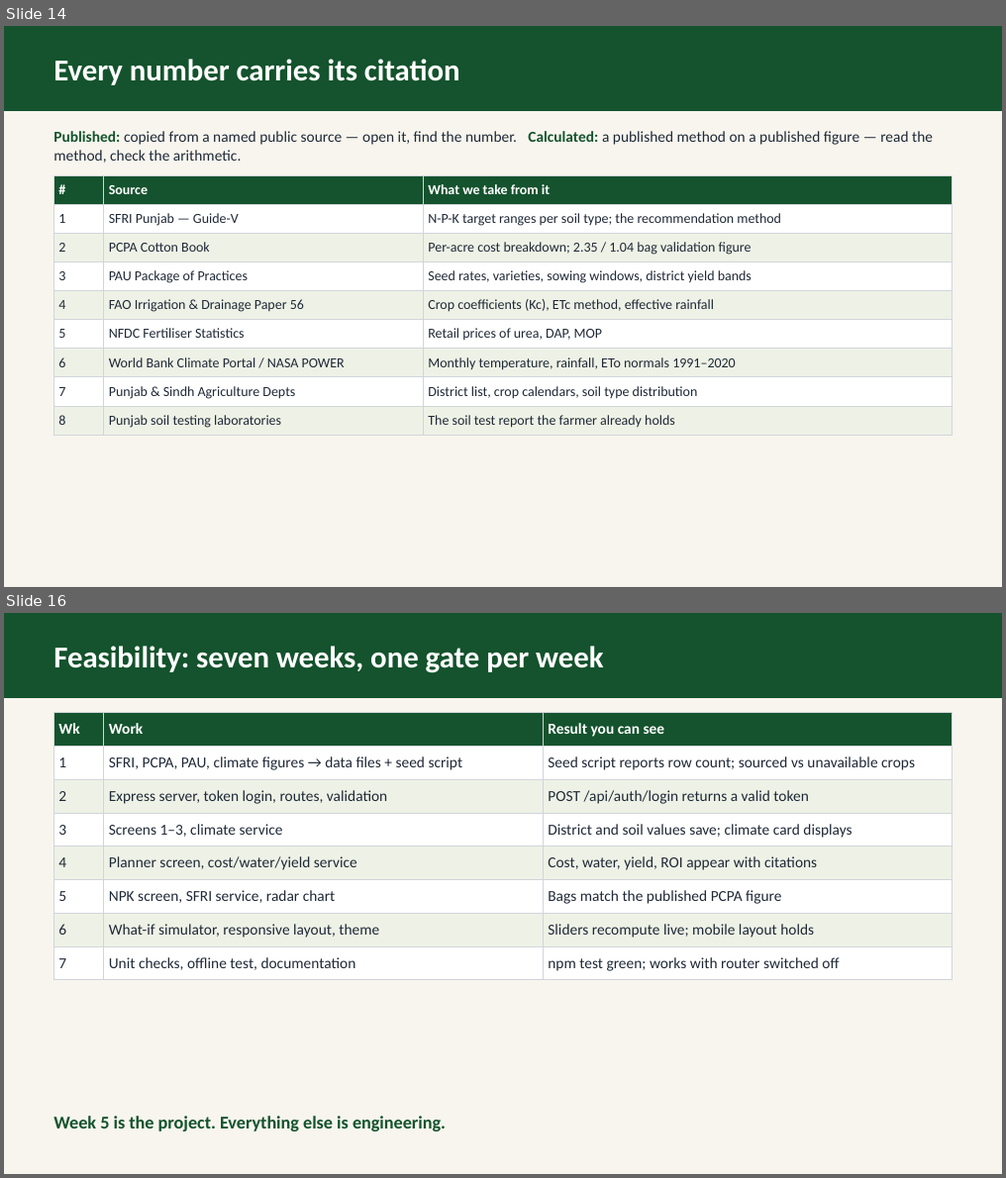
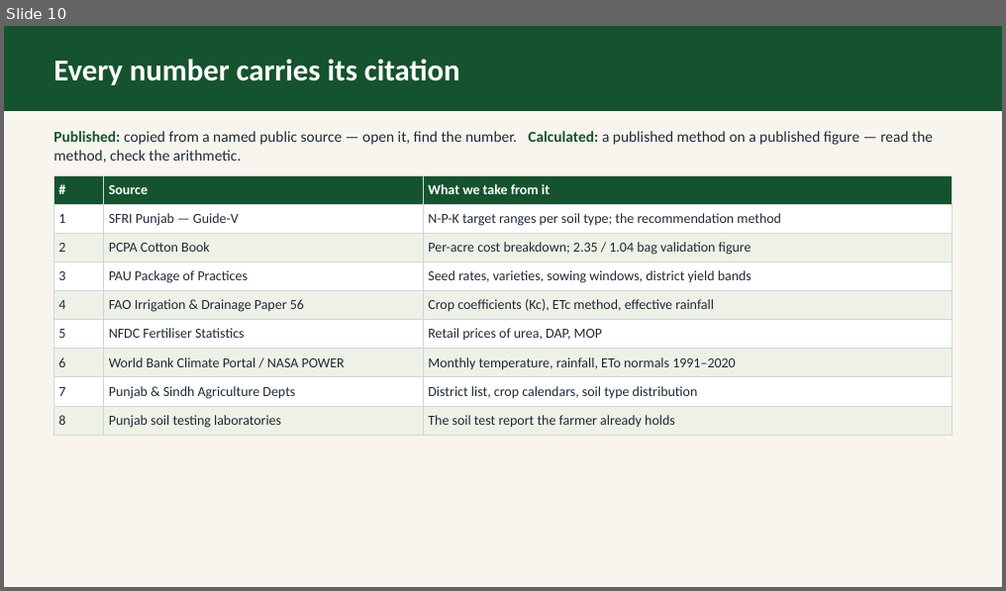
Before and after one commit to abdullahmunir139/my-fyp, a slide deck: deliverables/proposal/ppt/group_2_AgriPulse_Soil-Test_Driven_Farm_Planner.odp. Shown one above the other, each under a label of ours: slides 14 and 16 before the commit, slide 10 after it; the slides between them are not shown. The pictures are 1006x1178 and 1006x591 pixels, drawn with LibreOffice and Linux fonts; fonts in the diff are those of the drawing. Boxes give left, top, right and bottom in pixels: in the first picture for what was removed or moved away, otherwise in the second. Text is boxed around its words. In the diff, an @@ line names an element or a change of style, - is before the commit and + after.

Commit message:
Add new AgriPulse Soil-Test Driven Farm Planner documents in PDF and ODP formats; update existing files

```diff
--- a/deliverables/proposal/ppt/group_2_AgriPulse_Soil-Test_Driven_Farm_Planner.odp
+++ b/deliverables/proposal/ppt/group_2_AgriPulse_Soil-Test_Driven_Farm_Planner.odp
@@ slide 16 removed at (4, 613, 1002, 1174), background #F7F5EE @@
@@ rectangle removed at (4, 613, 1002, 698) @@
@@ text removed at (54, 646, 603, 673) @@
-Feasibility: seven weeks, one gate per week
@@ table removed at (54, 713, 952, 980), 8 rows, 3 columns @@
-Wk | Work | Result you can see
-1 | SFRI, PCPA, PAU, climate figures → data files + seed script | Seed script reports row count; sourced vs unavailable crops
-2 | Express server, token login, routes, validation | POST /api/auth/login returns a valid token
-3 | Screens 1–3, climate service | District and soil values save; climate card displays
-4 | Planner screen, cost/water/yield service | Cost, water, yield, ROI appear with citations
-5 | NPK screen, SFRI service, radar chart | Bags match the published PCPA figure
-6 | What-if simulator, responsive layout, theme | Sliders recompute live; mobile layout holds
-7 | Unit checks, offline test, documentation | npm test green; works with router switched off
@@ text removed at (54, 1116, 446, 1132) @@
-Week 5 is the project. Everything else is engineering.
@@ what was slide 14 is now slide 10 @@
```
Also in this commit, not shown: 7 slides changed, 2 slides added, 6 other slides removed, 4 other files.
